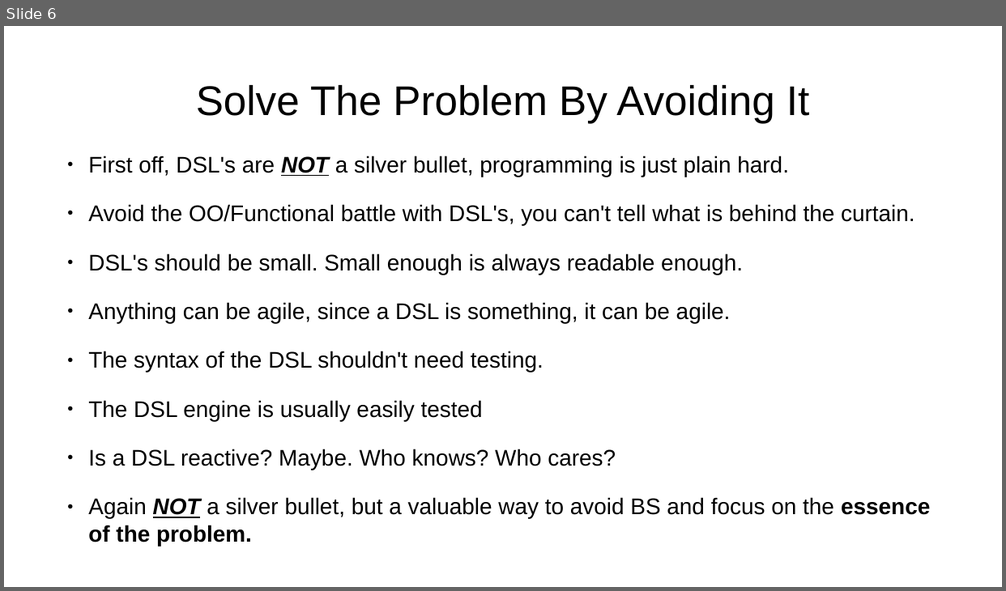
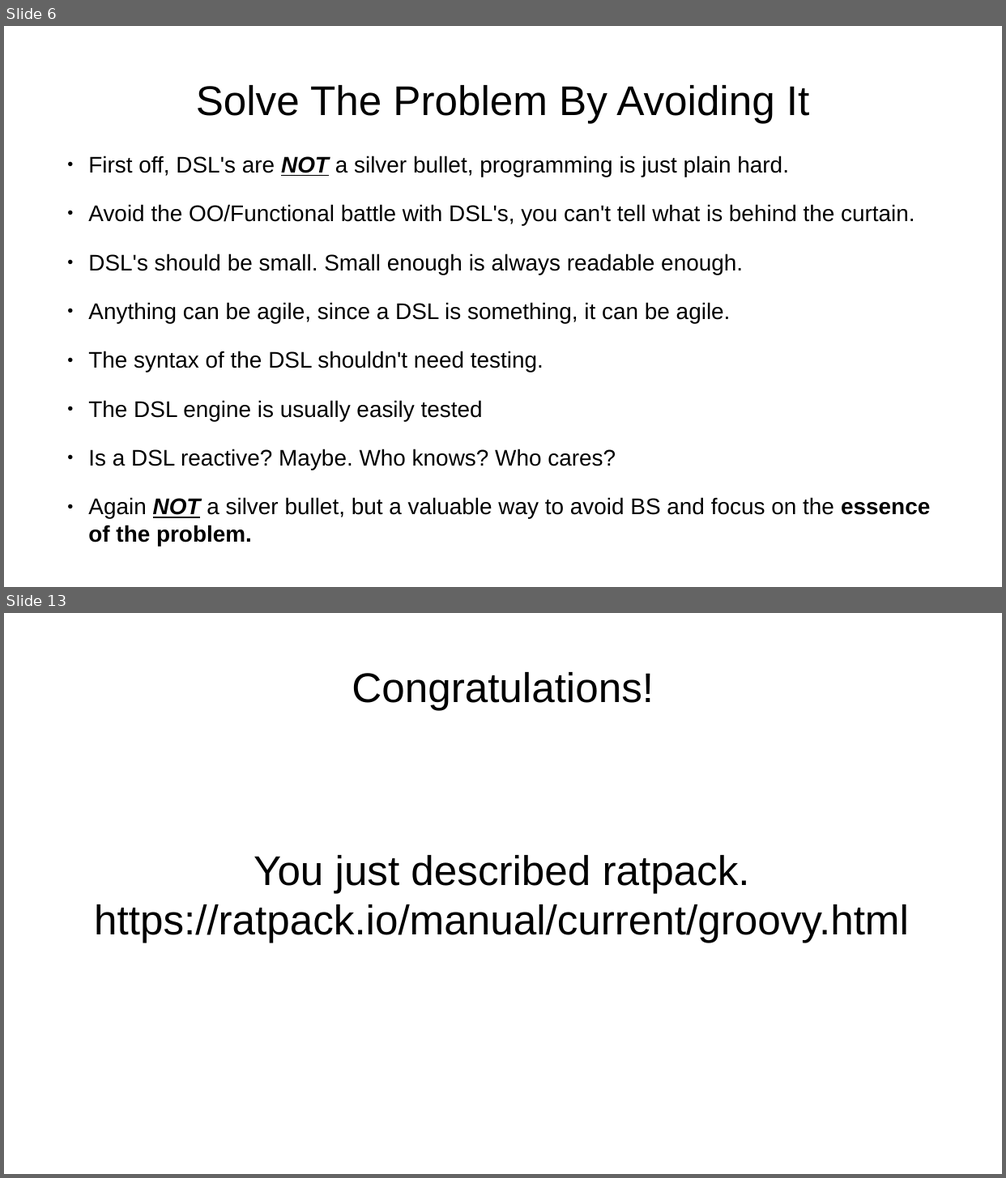
Before and after one commit to dwclark/modern-dsls, a slide deck: presentation.odp. Shown one above the other, each under a label of ours: slide 6 before the commit, slides 6 and 13 after it; the slides between them are not shown. The pictures are 1006x591 and 1006x1178 pixels, drawn with LibreOffice and Linux fonts; fonts in the diff are those of the drawing. Boxes give left, top, right and bottom in pixels: in the first picture for what was removed or moved away, otherwise in the second. Text is boxed around its words. In the diff, an @@ line names an element or a change of style, - is before the commit and + after.

```diff
--- a/presentation.odp
+++ b/presentation.odp
@@ slide 13 added at (4,613,1002,1174), background #FFFFFF @@
@@ title added at (351,672,654,710), 33 pt, text #000000 @@
+Congratulations!
@@ title added at (94,855,909,943), 33 pt, text #000000 @@
+You just described ratpack.
+https://ratpack.io/manual/current/groovy.html
```
Also in this commit, not shown: 3 slides changed, 8 other slides added, 1 other file.
